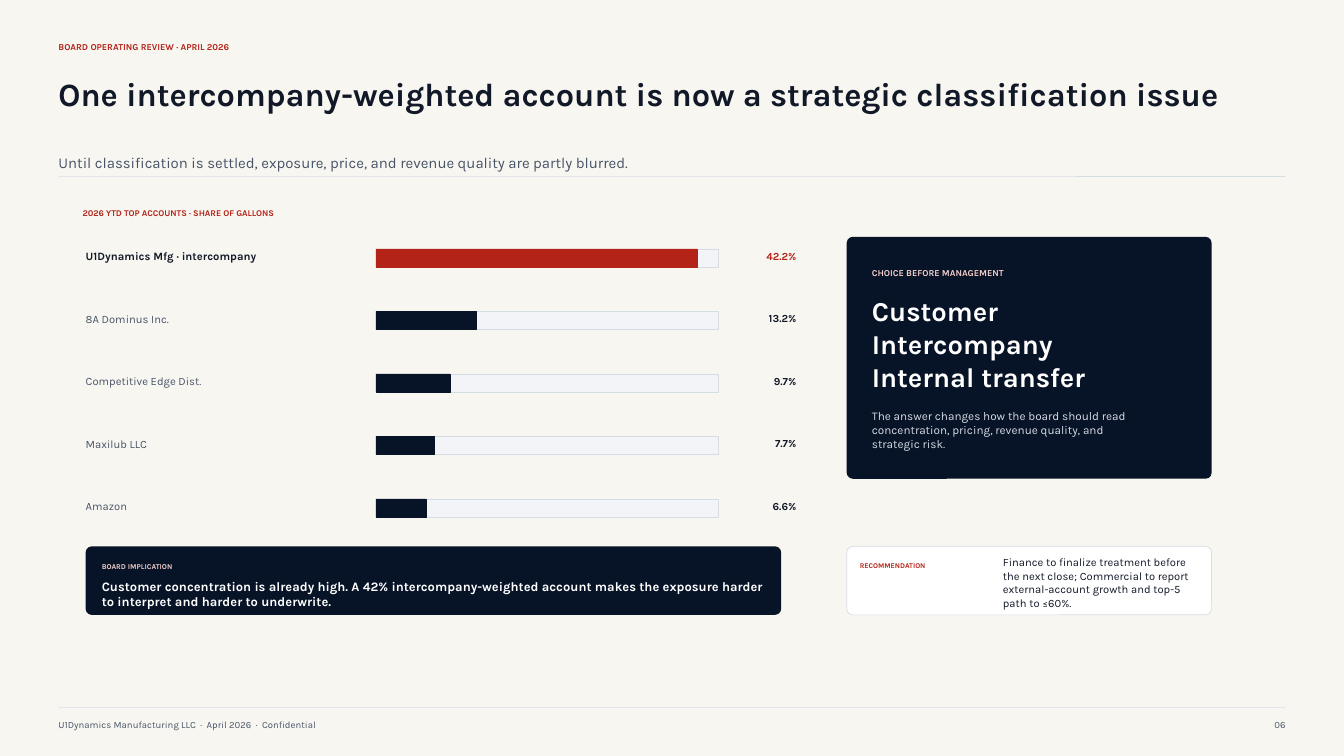
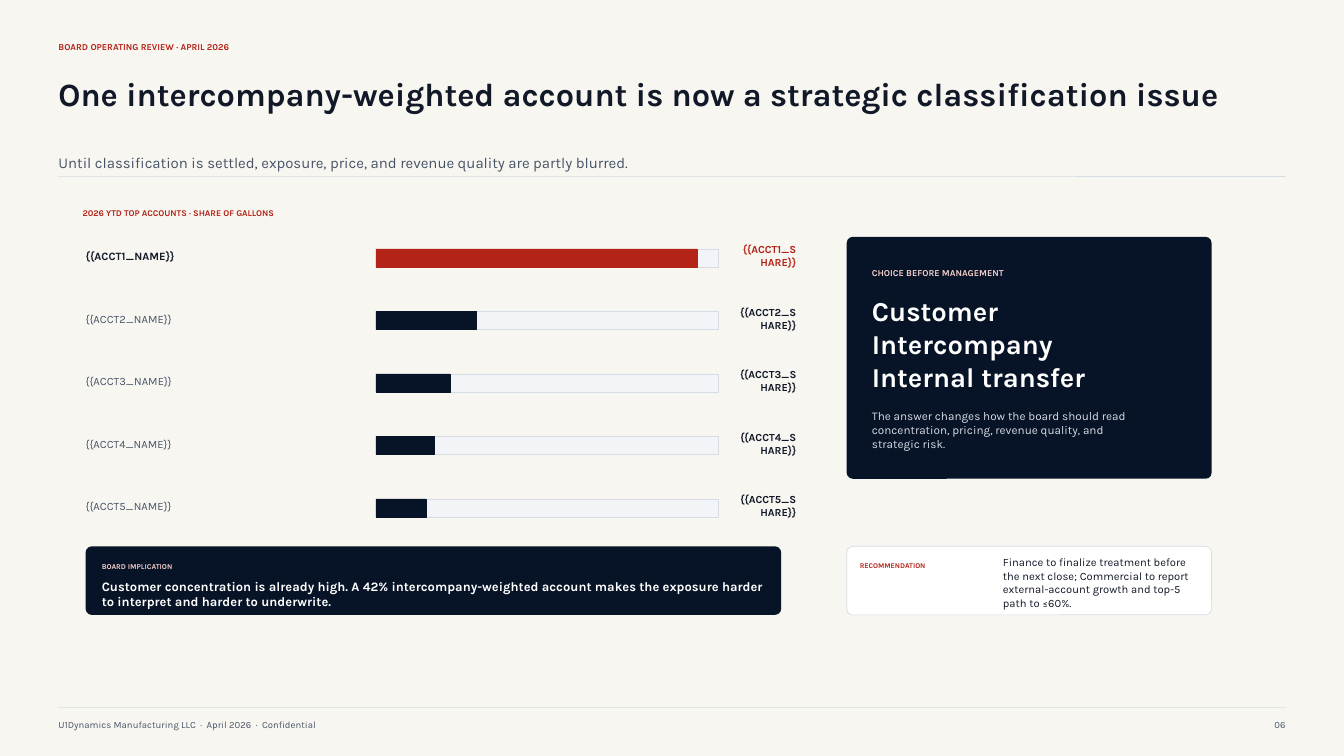
Before and after one commit to ccolarusso67/u1d-volume-dashboard, a slide deck: slide 6 of board-template/U1Dynamics_Board_Template_TOKENIZED.pptx. Drawn at 1344x756 pixels with LibreOffice and Linux fonts; fonts in the diff are those of the drawing. Boxes give left, top, right and bottom in pixels: in the first picture for what was removed or moved away, otherwise in the second. Text is boxed around its words. In the diff, an @@ line names an element or a change of style, - is before the commit and + after.

Commit message:
deck(template-fill): tokenize slide 6 (top-5 accounts: names + shares); fill verified

```diff
--- a/board-template/U1Dynamics_Board_Template_TOKENIZED.pptx
+++ b/board-template/U1Dynamics_Board_Template_TOKENIZED.pptx
@@ text at [86,251,175,262]: text changed @@
-U1Dynamics Mfg · intercompany
+{{ACCT1_NAME}}
@@ text at [743,244,796,255]: text changed @@
-42.2%
+{{ACCT1_SHARE}}
@@ text at [86,314,172,325]: text changed @@
-8A Dominus Inc.
+{{ACCT2_NAME}}
@@ text at [740,307,796,318]: text changed @@
-13.2%
+{{ACCT2_SHARE}}
@@ text at [86,376,172,387]: text changed @@
-Competitive Edge Dist.
+{{ACCT3_NAME}}
@@ text at [740,369,796,380]: text changed @@
-9.7%
+{{ACCT3_SHARE}}
@@ text at [86,440,172,450]: text changed @@
-Maxilub LLC
+{{ACCT4_NAME}}
@@ text at [740,432,796,443]: text changed @@
-7.7%
+{{ACCT4_SHARE}}
@@ text at [86,501,172,512]: text changed @@
-Amazon
+{{ACCT5_NAME}}
@@ text at [740,494,796,505]: text changed @@
-6.6%
+{{ACCT5_SHARE}}
```
Also in this commit, not shown: 1 other file.
